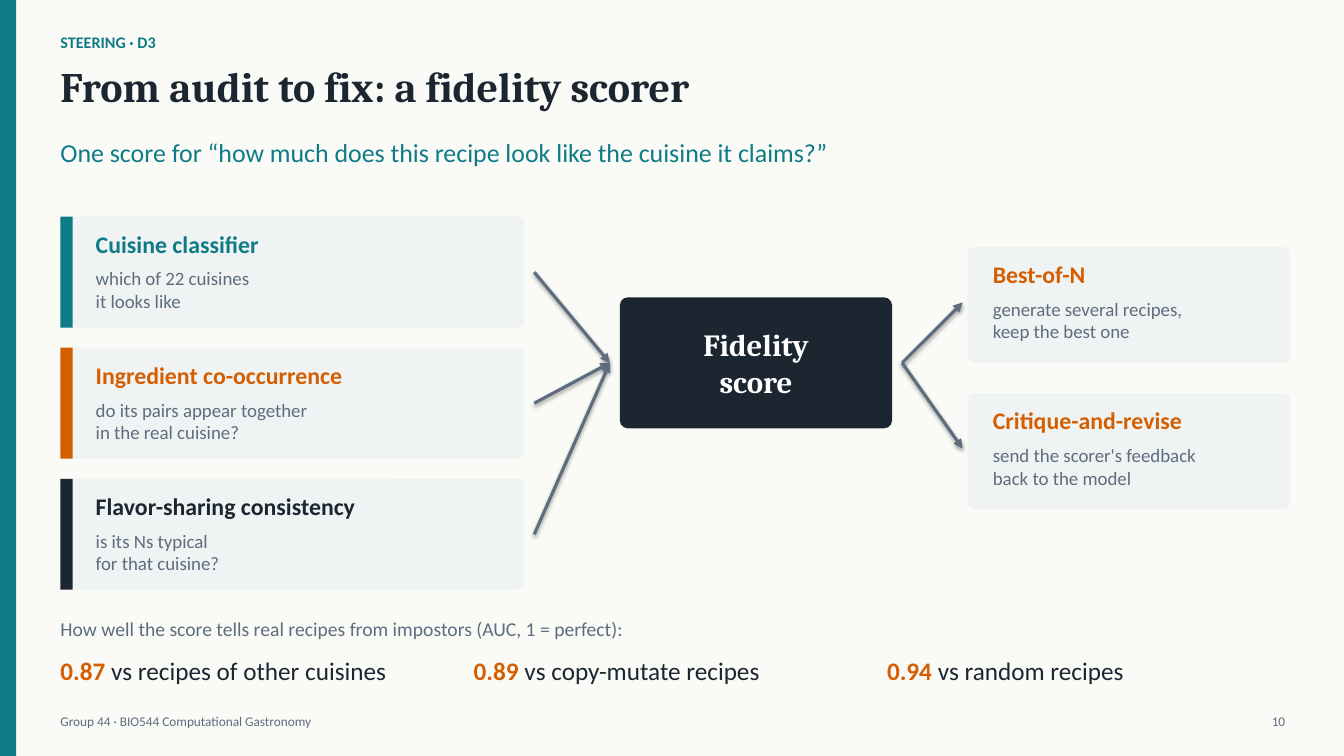
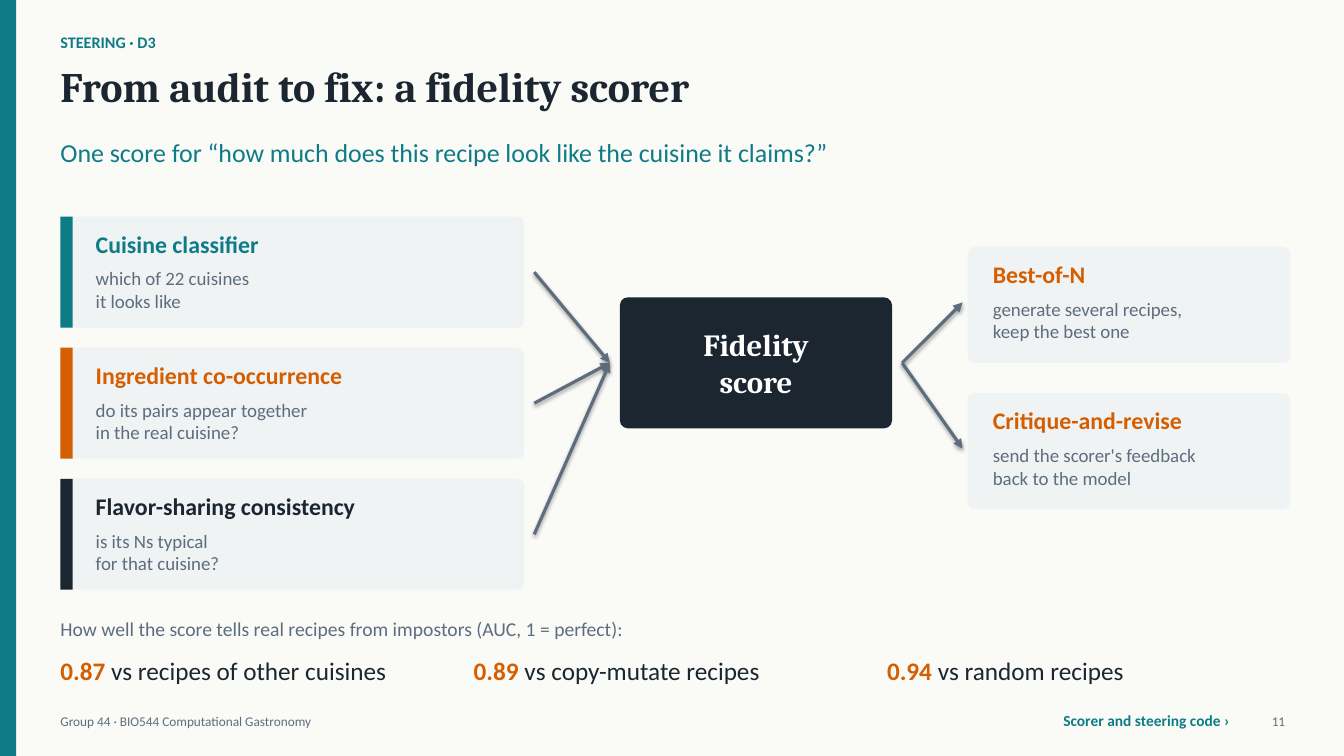
Before and after one commit to Nishant7p/CGAS-Project, a slide deck: slide 11 of deliverables/Group44_BIO544_slides.pptx (slide 10 before the commit). Drawn at 1344x756 pixels with LibreOffice and Linux fonts; fonts in the diff are those of the drawing. Boxes give left, top, right and bottom in pixels: in the first picture for what was removed or moved away, otherwise in the second. Text is boxed around its words. In the diff, an @@ line names an element or a change of style, - is before the commit and + after.

```diff
--- a/deliverables/Group44_BIO544_slides.pptx
+++ b/deliverables/Group44_BIO544_slides.pptx
@@ text added at (x1=1063, y1=715, x2=1221, y2=729), 11 pt, text #0E7C86, bold @@
+Scorer and steering code ›
@@ text at (x1=1272, y1=717, x2=1285, y2=726): text changed @@
-10
+11
```
Also in this commit, not shown: 20 other slides changed, 2 slides added, 1 slide removed, 27 other files.
